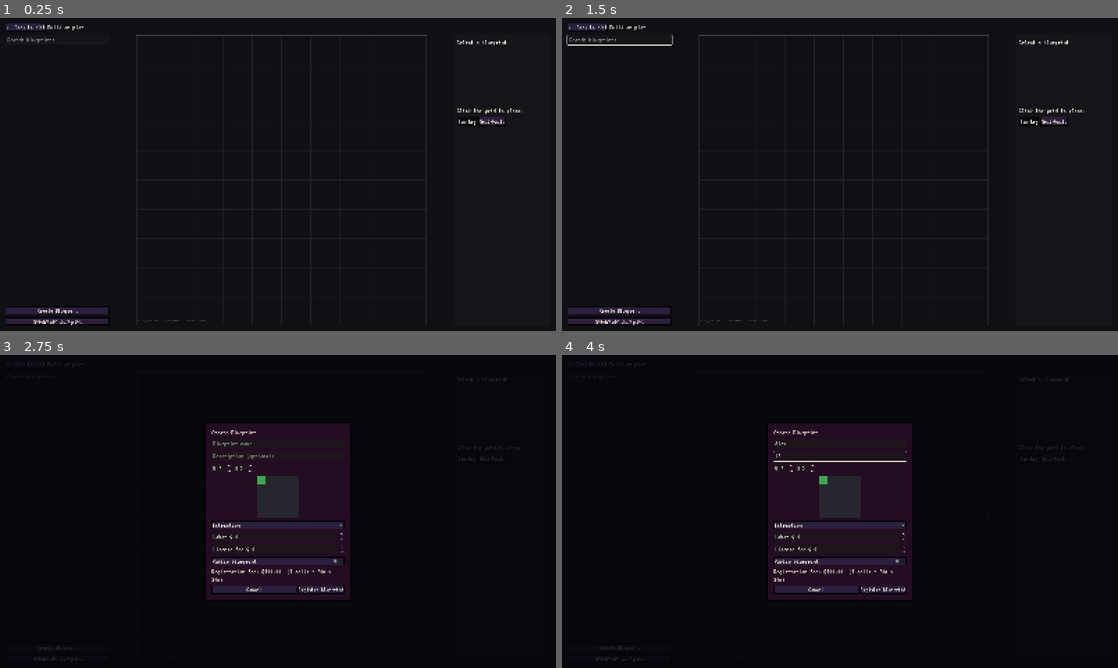
Above: before the commit, frames 1-4 (two rows, left to right).
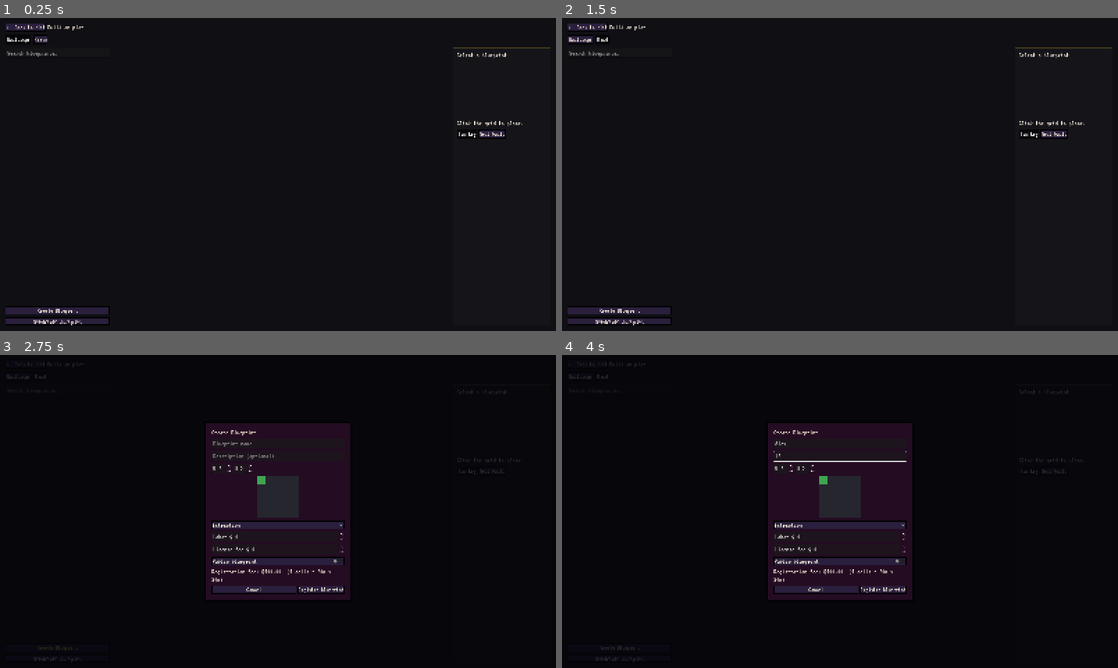
Above: after the commit, the same moments.

Repository: at6132/econ
Game: Godot game, scene res://scenes/panels/BuildPanel.tscn
The game is run twice, just before and just after one commit, with the same random seed, the same clock (stepped at 60 frames per second) and the same inputs. This scene is started directly instead of the project's main scene.
Inputs (mouse positions are in pixels of both pictures, inside the frame that each line leads up to):
- Up to frame 1 (0.25 s): no input
- Up to frame 2 (1.5 s): click (578, 39) at 0.5 s, where only the run after the commit has a clickable "Buildings"; click (600, 39) at 1.25 s, where only the run after the commit has a clickable "Roads"
- Up to frame 3 (2.75 s): click "Create Blueprint" at 2 s
- Up to frame 4 (4 s): click (840, 442) at 2.77 s; type "Alex" at 2.85 s; click (840, 455) at 3 s; type "12" at 3.08 s; click "Subdivide this plot" at 3.5 s

The runs differ from the first frame. In frame 1, 1.1% of the frame differs, in the area x 1-99%, y 5-98%; in frame 2, 1.2%, in the area x 0-99%, y 5-98%; in frame 3, 0.1%; in frame 4, 0.1%.
Error after the commit: Parse Error: Cannot assign a new value to a constant. (res://scenes/panels/BuildPanel.gd:96)

Commit message:
Build panel: per-blueprint icons, drag-to-paint site roads on plot grid.
Co-authored-by: Cursor <cursoragent@cursor.com>

Diff:
--- a/realm_client/scenes/panels/BuildPanel.gd
+++ b/realm_client/scenes/panels/BuildPanel.gd
@@ -8,6 +8,8 @@
 @onready var sidebar: VBoxContainer = %BlueprintSidebar
 @onready var grid_view: Control = %PlotGridView
 @onready var detail_panel: PanelContainer = %BlueprintDetail
+@onready var mode_buildings_btn: Button = %ModeBuildingsBtn
+@onready var mode_roads_btn: Button = %ModeRoadsBtn
 
 var _plot_id: String = ""
 var _plot_data: Dictionary = {}
@@ -25,6 +27,15 @@
 		sidebar.plot_layout_changed.connect(_refresh_plot_data)
 	if grid_view.has_signal("cell_clicked"):
 		grid_view.cell_clicked.connect(_on_cell_clicked)
+	if grid_view.has_signal("road_path_painted"):
+		grid_view.road_path_painted.connect(_on_road_path_painted)
+	if mode_buildings_btn and mode_roads_btn:
+		var mode_group := ButtonGroup.new()
+		mode_group.allow_unpress = false
+		mode_buildings_btn.button_group = mode_group
+		mode_roads_btn.button_group = mode_group
+		mode_buildings_btn.pressed.connect(func() -> void: _set_build_mode("building"))
+		mode_roads_btn.pressed.connect(func() -> void: _set_build_mode("roads"))
 	if detail_panel.has_signal("build_mode_changed"):
 		detail_panel.build_mode_changed.connect(func(m: String) -> void: _build_mode = m)
 	_apply_theme()
@@ -71,7 +82,24 @@
 		sidebar.call("set_plot_id", plot_id)
 	if sidebar.has_method("load_blueprints"):
 		sidebar.call("load_blueprints", terrain)
+	_set_build_mode("building")
 	_refresh_plot_data()
+
+
+func _set_build_mode(mode: String) -> void:
+	if grid_view.has_method("set_interaction_mode"):
+		grid_view.call("set_interaction_mode", mode)
+	var roads_on := mode == "roads"
+	if mode_buildings_btn:
+		mode_buildings_btn.button_pressed = not roads_on
+	if mode_roads_btn:
+		mode_roads_btn.pressed = roads_on
+	if roads_on and sidebar.has_method("select_blueprint_id"):
+		sidebar.call("select_blueprint_id", "road_segment")
+	elif not roads_on:
+		_selected_blueprint_id = ""
+		if grid_view.has_method("set_placing_blueprint"):
+			grid_view.call("set_placing_blueprint", "", {})
 
 
 func _refresh_plot_data() -> void:
@@ -127,6 +155,35 @@
 	if _selected_blueprint_id.is_empty():
 		return
 	_confirm_placement(gx, gy)
+
+
+func _on_road_path_painted(cells: Array) -> void:
+	if cells.is_empty():
+		return
+	_place_road_cells(cells, 0)
+
+
+func _place_road_cells(cells: Array, index: int) -> void:
+	if index >= cells.size():
+		_refresh_plot_data()
+		MainFeedback.toast("Road segment placed (%d cells)" % cells.size(), false)
+		return
+	var c: Variant = cells[index]
+	if not (c is Vector2i):
+		_place_road_cells(cells, index + 1)
+		return
+	var cell := c as Vector2i
+	API.place_blueprint(
+		_plot_id,
+		"road_segment",
+		cell.x,
+		cell.y,
+		_build_mode,
+		func(data: Dictionary) -> void:
+			if not bool(data.get("ok", false)):
+				_show_placement_failed(str(data.get("reason", "Road placement failed")))
+			_place_road_cells(cells, index + 1),
+	)
 
 
 func _confirm_placement(gx: int, gy: int) -> void:
--- a/realm_client/scenes/panels/BuildPanel.tscn
+++ b/realm_client/scenes/panels/BuildPanel.tscn
@@ -47,6 +47,23 @@
 size_flags_horizontal = 3
 text = "Build on plot"
 
+[node name="ModeBar" type="HBoxContainer" parent="Root/VBox"]
+layout_mode = 2
+theme_override_constants/separation = 8
+
+[node name="ModeBuildingsBtn" type="Button" parent="Root/VBox/ModeBar"]
+unique_name_in_owner = true
+layout_mode = 2
+toggle_mode = true
+button_pressed = true
+text = "Buildings"
+
+[node name="ModeRoadsBtn" type="Button" parent="Root/VBox/ModeBar"]
+unique_name_in_owner = true
+layout_mode = 2
+toggle_mode = true
+text = "Roads"
+
 [node name="Columns" type="HBoxContainer" parent="Root/VBox"]
 layout_mode = 2
 size_flags_vertical = 3
--- /dev/null
+++ b/realm_client/scenes/panels/build/BlueprintIcons.gd
@@ -0,0 +1,69 @@
+class_name BlueprintIcons
+extends RefCounted
+## Icon glyph + accent per blueprint (build sidebar / grid labels).
+
+const CATEGORY_COLORS: Dictionary = {
+	"extraction": Color(0.75, 0.55, 0.28),
+	"processing": Color(0.45, 0.65, 0.95),
+	"infrastructure": Color(0.55, 0.72, 0.42),
+	"commerce": Color(0.95, 0.82, 0.35),
+	"population": Color(0.85, 0.55, 0.75),
+	"research": Color(0.65, 0.85, 0.95),
+	"custom": Color(0.7, 0.7, 0.75),
+}
+
+const BLUEPRINT_ICONS: Dictionary = {
+	"strip_mine": "⛏",
+	"timber_yard": "🪵",
+	"grain_row": "🌾",
+	"stone_works": "🪨",
+	"gristmill": "⚙",
+	"kiln_shed": "🔥",
+	"foundry": "🏭",
+	"wood_shop": "🪚",
+	"blast_furnace": "🔥",
+	"chemical_works": "⚗",
+	"forge_press": "🔨",
+	"tool_workshop": "🔧",
+	"machine_shop": "⚙",
+	"assay_lab": "🔬",
+	"laboratory": "🧪",
+	"power_shed": "⚡",
+	"tidal_mill": "🌊",
+	"dock": "⚓",
+	"waystation": "📦",
+	"road_segment": "🛣",
+	"residence": "🏠",
+	"store": "🏪",
+	"bank_building": "🏦",
+	"apothecary": "💊",
+	"field_stockade": "▣",
+	"tool_cache": "🧰",
+	"watch_hut": "👁",
+	"drill_rig": "⛏",
+	"shipyard": "🚢",
+	"coal_generator": "⚡",
+}
+
+const CATEGORY_FALLBACK: Dictionary = {
+	"extraction": "⛏",
+	"processing": "🏭",
+	"infrastructure": "⚙",
+	"commerce": "🏪",
+	"population": "🏠",
+	"research": "🔬",
+	"custom": "◆",
+}
+
+
+static func icon_for(bp: Dictionary) -> String:
+	var bid := str(bp.get("blueprint_id", ""))
+	if BLUEPRINT_ICONS.has(bid):
+		return str(BLUEPRINT_ICONS[bid])
+	var cat := str(bp.get("category", "custom"))
+	return str(CATEGORY_FALLBACK.get(cat, "◆"))
+
+
+static func color_for(bp: Dictionary) -> Color:
+	var cat := str(bp.get("category", "custom"))
+	return CATEGORY_COLORS.get(cat, CATEGORY_COLORS["custom"]) as Color
--- a/realm_client/scenes/panels/build/BlueprintSidebar.gd
+++ b/realm_client/scenes/panels/build/BlueprintSidebar.gd
@@ -8,15 +8,7 @@
 @onready var create_btn: Button = %CreateBlueprintBtn
 @onready var subdivide_btn: Button = %SubdivideBtn
 
-const CATEGORY_ICONS := {
-	"extraction": "M",
-	"processing": "F",
-	"infrastructure": "E",
-	"commerce": "S",
-	"population": "H",
-	"research": "R",
-	"custom": "*",
-}
+const BlueprintIconsScript := preload("res://scenes/panels/build/BlueprintIcons.gd")
 
 var _all_blueprints: Array = []
 var _terrain: String = "plains"
@@ -45,6 +37,15 @@
 			_all_blueprints = []
 		_filter(search_box.text)
 	)
+
+
+func select_blueprint_id(blueprint_id: String) -> void:
+	for bp in _all_blueprints:
+		if bp is Dictionary and str((bp as Dictionary).get("blueprint_id", "")) == blueprint_id:
+			_selected_id = blueprint_id
+			blueprint_selected.emit(blueprint_id, bp as Dictionary)
+			_filter(search_box.text)
+			return
 
 
 func _filter(text: String) -> void:
@@ -105,9 +106,20 @@
 	if bid == _selected_id:
 		pc.add_theme_stylebox_override("panel", _make_selected_stylebox())
 	var header := HBoxContainer.new()
-	var cat_icon: String = CATEGORY_ICONS.get(str(bp.get("category", "custom")), "*")
+	var icon_box := PanelContainer.new()
+	var icon_sb := StyleBoxFlat.new()
+	icon_sb.bg_color = BlueprintIconsScript.color_for(bp).darkened(0.55)
+	icon_sb.set_corner_radius_all(4)
+	icon_sb.set_content_margin_all(4)
+	icon_box.add_theme_stylebox_override("panel", icon_sb)
+	var icon_lbl := Label.new()
+	icon_lbl.text = BlueprintIconsScript.icon_for(bp)
+	icon_lbl.add_theme_font_size_override("font_size", 18)
+	icon_lbl.horizontal_alignment = HORIZONTAL_ALIGNMENT_CENTER
+	icon_box.add_child(icon_lbl)
+	header.add_child(icon_box)
 	var name_lbl := Label.new()
-	name_lbl.text = "%s %s" % [cat_icon, str(bp.get("name", bid))]
+	name_lbl.text = str(bp.get("name", bid))
 	name_lbl.add_theme_font_size_override("font_size", 13)
 	name_lbl.size_flags_horizontal = Control.SIZE_EXPAND_FILL
 	name_lbl.autowrap_mode = TextServer.AUTOWRAP_WORD_SMART
--- a/realm_client/scenes/panels/build/PlotGridView.gd
+++ b/realm_client/scenes/panels/build/PlotGridView.gd
@@ -3,6 +3,7 @@
 
 signal cell_hovered(gx: int, gy: int)
 signal cell_clicked(gx: int, gy: int)
+signal road_path_painted(cells: Array)
 
 const TERRAIN_COLORS := {
 	"plains": Color(0.62, 0.58, 0.38),
@@ -24,6 +25,10 @@
 const DEED_LINE := Color(0.12, 0.11, 0.10, 0.95)
 const DEED_LINE_HI := Color(0.85, 0.72, 0.20, 0.55)
 const STREET_COLOR := Color(0.28, 0.28, 0.30, 0.45)
+const ROAD_ASPHALT := Color(0.22, 0.24, 0.28, 0.92)
+const ROAD_EDGE := Color(0.55, 0.58, 0.62, 0.95)
+const ROAD_PREVIEW := Color(0.40, 0.85, 0.95, 0.55)
+const ROAD_LINK := Color(0.85, 0.72, 0.20, 0.65)
 const OCCUPIED_COLOR := Color(0.25, 0.25, 0.30, 0.85)
 const PREVIEW_OK := Color(0.30, 0.90, 0.40, 0.55)
 const PREVIEW_BLOCK := Color(0.90, 0.25, 0.25, 0.55)
@@ -54,6 +59,11 @@
 
 var _error_flash_until: float = 0.0
 var _error_message: String = ""
+
+var _interaction_mode: String = "building"
+var _road_drag_active: bool = false
+var _road_last_cell: Vector2i = Vector2i(-1, -1)
+var _road_paint_stroke: Dictionary = {}
 
 
 func _ready() -> void:
@@ -136,12 +146,24 @@
 	_grid_h = maxi(1, _grid_h)
 
 
+func set_interaction_mode(mode: String) -> void:
+	_interaction_mode = mode
+	_road_drag_active = false
+	_road_paint_stroke.clear()
+	_confirming = false
+	queue_redraw()
+
+
 func set_placing_blueprint(blueprint_id: String, bp_data: Dictionary) -> void:
 	_placing_blueprint_id = blueprint_id
 	_placing_w = int(bp_data.get("footprint_w", 1))
 	_placing_h = int(bp_data.get("footprint_h", 1))
 	_confirming = false
 	queue_redraw()
+
+
+func _is_road_paint_mode() -> bool:
+	return _interaction_mode == "roads" and _placing_blueprint_id == "road_segment"
 
 
 func is_confirming() -> bool:
@@ -269,14 +291,23 @@
 		draw_rect(_cell_rect(_hover_gx, _hover_gy), Color(1.0, 1.0, 1.0, 0.08))
 		draw_rect(_cell_rect(_hover_gx, _hover_gy), DEED_LINE_HI, false, 1.5)
 
+	var road_cells := _road_cell_set()
 	for b in _placed_buildings:
 		if not (b is Dictionary):
 			continue
+		var bid := str(b.get("blueprint_id", b.get("building_id", "")))
 		var bx := int(b.get("grid_x", 0))
 		var by := int(b.get("grid_y", 0))
 		var bw := int(b.get("footprint_w", 1))
 		var bh := int(b.get("footprint_h", 1))
 		var building_rect := _cells_rect(bx, by, bw, bh)
+		if bid == "road_segment":
+			for dy in range(bh):
+				for dx in range(bw):
+					var r := _cell_rect(bx + dx, by + dy)
+					draw_rect(r, ROAD_ASPHALT)
+					draw_rect(r, ROAD_EDGE, false, 1.0)
+			continue
 		var eff := int(b.get("efficiency_pct", 100))
 		var fill := OCCUPIED_COLOR
 		if eff >= 90:
@@ -303,7 +334,16 @@
 			Color(0.85, 0.85, 0.85, 0.8),
 		)
 
-	if not _placing_blueprint_id.is_empty() and _hover_gx >= 0:
+	_draw_road_links(road_cells, cs)
+
+	for key in _road_paint_stroke.keys():
+		var parts: PackedStringArray = str(key).split(",")
+		if parts.size() != 2:
+			continue
+		var r := _cell_rect(int(parts[0]), int(parts[1]))
+		draw_rect(r, ROAD_PREVIEW)
+
+	if not _placing_blueprint_id.is_empty() and _hover_gx >= 0 and not _is_road_paint_mode():
 		var can_place := _can_place_at(_hover_gx, _hover_gy)
 		var preview_color := PREVIEW_OK if can_place else PREVIEW_BLOCK
 		for dy in range(_placing_h):
@@ -328,10 +368,11 @@
 	if cs >= 6.0:
 		var area_m := int(_plot_data.get("area_sq_metres", _deed_cells.size() * 100))
 		var plot_rect := _cells_rect(0, 0, _grid_w, _grid_h)
+		var mode_hint := "Drag to lay road (1 cell each)" if _is_road_paint_mode() else "Click to place building"
 		_draw_text(
 			Vector2(plot_rect.position.x, size.y - 10.0),
-			"%d×%d grid (10m)  |  %d m² deed  |  %d cells free"
-			% [_grid_w, _grid_h, area_m, int(_free_cell_count())],
+			"%d×%d grid (10m)  |  %d m²  |  %d free  |  %s"
+			% [_grid_w, _grid_h, area_m, int(_free_cell_count()), mode_hint],
 			10,
 			METRE_LABEL,
 		)
@@ -546,6 +587,97 @@
 	return float(free_n)
 
 
+func _road_cell_set() -> Dictionary:
+	var out := {}
+	for b in _placed_buildings:
+		if not (b is Dictionary):
+			continue
+		if str(b.get("blueprint_id", b.get("building_id", ""))) != "road_segment":
+			continue
+		var bx := int(b.get("grid_x", 0))
+		var by := int(b.get("grid_y", 0))
+		var bw := int(b.get("footprint_w", 1))
+		var bh := int(b.get("footprint_h", 1))
+		for dy in range(bh):
+			for dx in range(bw):
+				out["%d,%d" % [bx + dx, by + dy]] = true
+	return out
+
+
+func _draw_road_links(road_cells: Dictionary, cs: float) -> void:
+	if road_cells.is_empty():
+		return
+	var occ := _occupied_set()
+	for key in road_cells.keys():
+		var parts: PackedStringArray = str(key).split(",")
+		if parts.size() != 2:
+			continue
+		var gx := int(parts[0])
+		var gy := int(parts[1])
+		var center := _cell_rect(gx, gy).get_center()
+		for dx, dy in ((0, 1), (0, -1), (1, 0), (-1, 0)):
+			var nk := "%d,%d" % [gx + dx, gy + dy]
+			if road_cells.has(nk):
+				draw_line(center, _cell_rect(gx + dx, gy + dy).get_center(), ROAD_EDGE, 2.0, true)
+		for b in _placed_buildings:
+			if not (b is Dictionary):
+				continue
+			var bid := str(b.get("blueprint_id", b.get("building_id", "")))
+			if bid == "road_segment":
+				continue
+			var bx := int(b.get("grid_x", 0))
+			var by := int(b.get("grid_y", 0))
+			var bw := int(b.get("footprint_w", 1))
+			var bh := int(b.get("footprint_h", 1))
+			for dy in range(bh):
+				for dx in range(bw):
+					var cx := bx + dx
+					var cy := by + dy
+					if absi(cx - gx) + absi(cy - gy) == 1:
+						var bcent := _cell_rect(cx, cy).get_center()
+						draw_line(center, bcent, ROAD_LINK, 1.5, true)
+
+
+func _stroke_add_cell(gx: int, gy: int) -> void:
+	if not _in_deed(gx, gy):
+		return
+	if _occupied_set().has("%d,%d" % [gx, gy]):
+		return
+	_road_paint_stroke["%d,%d" % [gx, gy]] = true
+
+
+func _stroke_line_to(gx: int, gy: int) -> void:
+	if _road_last_cell.x < 0:
+		_stroke_add_cell(gx, gy)
+		_road_last_cell = Vector2i(gx, gy)
+		return
+	var x0 := _road_last_cell.x
+	var y0 := _road_last_cell.y
+	var x1 := gx
+	var y1 := gy
+	var n := maxi(absi(x1 - x0), absi(y1 - y0))
+	for i in range(n + 1):
+		var t := float(i) / float(maxi(n, 1))
+		var cx := int(round(lerp(float(x0), float(x1), t)))
+		var cy := int(round(lerp(float(y0), float(y1), t)))
+		_stroke_add_cell(cx, cy)
+	_road_last_cell = Vector2i(gx, gy)
+
+
+func _finish_road_stroke() -> void:
+	if _road_paint_stroke.is_empty():
+		return
+	var cells: Array = []
+	for key in _road_paint_stroke.keys():
+		var parts: PackedStringArray = str(key).split(",")
+		if parts.size() == 2:
+			cells.append(Vector2i(int(parts[0]), int(parts[1])))
+	_road_paint_stroke.clear()
+	_road_last_cell = Vector2i(-1, -1)
+	if not cells.is_empty():
+		road_path_painted.emit(cells)
+
+
 func _gui_input(event: InputEvent) -> void:
 	if event is InputEventMouseMotion:
 		var gpos := _screen_to_grid(event.position)
@@ -554,18 +686,35 @@
 			_hover_gy = gpos.y
 			_hover_lot_idx = 0 if not _lots.is_empty() else -1
 			cell_hovered.emit(gpos.x, gpos.y)
+			if _is_road_paint_mode() and _road_drag_active:
+				_stroke_line_to(gpos.x, gpos.y)
 			queue_redraw()
 	elif event is InputEventMouseButton:
 		if event.pressed and event.button_index == MOUSE_BUTTON_LEFT:
 			var gpos := _screen_to_grid(event.position)
 			if gpos.x >= 0:
-				if _confirming:
+				if _is_road_paint_mode():
+					_road_drag_active = true
+					_stroke_line_to(gpos.x, gpos.y)
+					accept_event()
+				elif _confirming:
 					finish_confirm(true)
 					accept_event()
 				else:
 					cell_clicked.emit(gpos.x, gpos.y)
+		elif not event.pressed and event.button_index == MOUSE_BUTTON_LEFT:
+			if _road_drag_active:
+				_road_drag_active = false
+				_finish_road_stroke()
+				accept_event()
 		elif event.pressed and event.button_index == MOUSE_BUTTON_RIGHT:
-			if _confirming:
+			if _road_drag_active:
+				_road_drag_active = false
+				_road_paint_stroke.clear()
+				_road_last_cell = Vector2i(-1, -1)
+				queue_redraw()
+				accept_event()
+			elif _confirming:
 				finish_confirm(false)
 				accept_event()
 			else:
